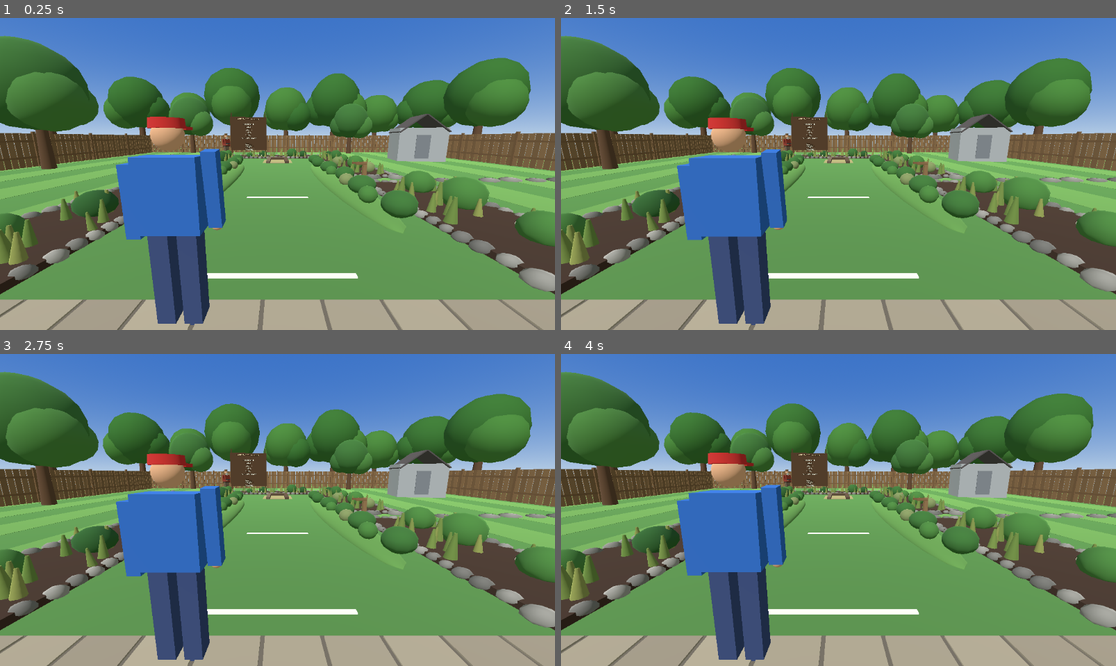
Above: before the commit, frames 1-4 (two rows, left to right).
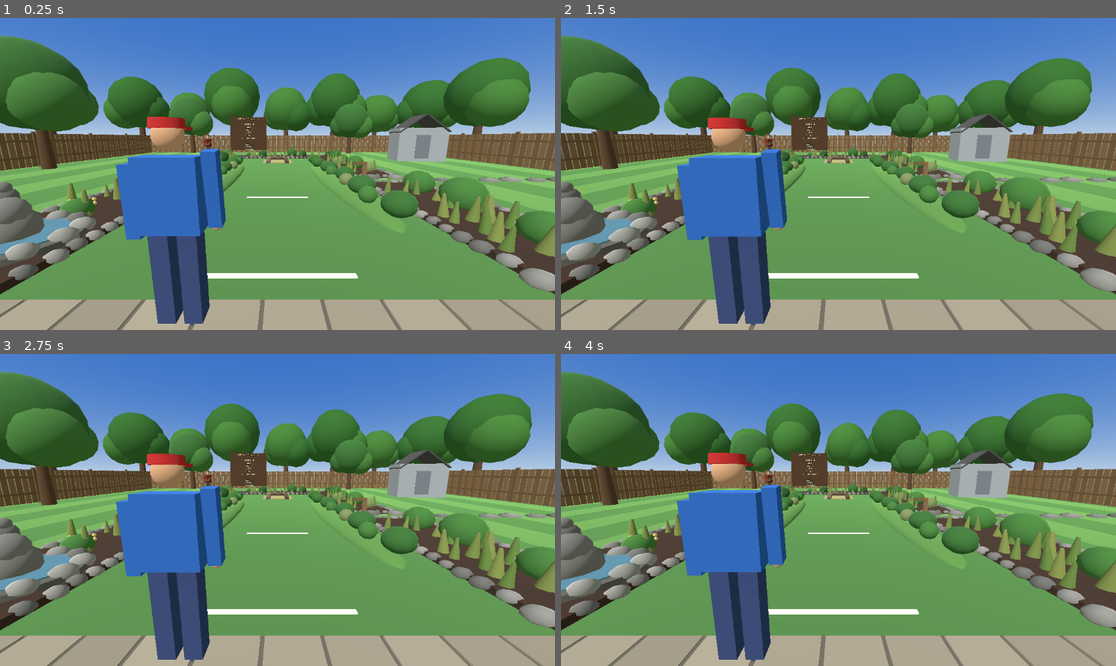
Above: after the commit, the same moments.

Repository: SibioJak/vr-horseshoes
Game: Godot game, scene res://main.tscn
The game is run twice, just before and just after one commit, with the same random seed, the same clock (stepped at 60 frames per second) and the same inputs.
Inputs:
- Up to frame 1 (0.25 s): no input
- Up to frame 2 (1.5 s): no input
- Up to frame 3 (2.75 s): no input
- Up to frame 4 (4 s): no input

The runs differ from the first frame. In frame 1, 4.8% of the frame differs, in the area x 0-100%, y 36-80%; in frame 2, 4.8%; in frame 3, 4.8%; in frame 4, 4.8%.

Commit message:
Fix pass 29: the adjustments - fountain to the near-left corner nook, Phineas to the corner pocket, gate tree off the approach
- Fountain: STAGE_B_FOUNTAIN_POS (-3.69,-6.00) -> (-3.69,-1.50): out of
  the left bed's mid-row into the rear corner nook where the bed run
  meets the patio's front edge, rim 0.10 m short of the bed's end line.
  The planting keep-outs follow the constant, so the old mid-bed spot
  re-plants in the bed's own pattern and the run reads continuous.
- Phineas Gage: (-3.85,-14.30) -> (-5.40,-14.78): out of the far bed
  (he stood on the row, through a shrub) into the stated corner pocket
  [x -6.05..-4.85, z -15.55..-14.00] beside the far bed's west end,
  on the ground, facing the stake as before.
- Gate tree: foreground tree (11.0,-5.0) -> (11.0,-2.2), 3.8 m off the
  gate/path axis (was 1.0 m, canopy over the path). Foreground spots
  hoisted to scenery_tree_spots() so the logic suite guards the data.
- Guards: logic +17 (fountain rear-quarter/rim/patio, Phineas pocket/
  bed-clearance/ground, gate-axis corridor) = 351; smoke adds the
  built-yard shrub-clearance measure (nearest shrub 1.57 m, record ==
  built 22/22 - MultiMesh transforms cannot be read back headless,
  probed in isolation, so main records stage_a_shrub_positions at
  build) and the gate-corridor trunk check.
- Proofs re-aimed: fountain_view, phineas_view; gate_view already sits
  on the path axis. Noise-band frames restored.

Diff:
--- a/scripts/main.gd
+++ b/scripts/main.gd
@@ -120,6 +120,14 @@
 var status_label: Label3D
 var controls_label: Label3D
 var scenery_root: Node3D
+## The Stage A beds' planted shrub positions (the origins
+## the shrub MultiMeshes were built from, recorded at
+## build time). The smoke suite measures clearances
+## against this record - MultiMesh instance transforms
+## cannot be read back under the headless dummy renderer
+## (probed in isolation, Fix Pass 29), so the builder's
+## own placement record is the measurable truth.
+var stage_a_shrub_positions: Array = []
 
 var state: String = "STAND" # STAND, HELD, FLYING, DROPPED, RETURNING
 var grab_state := GrabState.new()
@@ -945,6 +953,25 @@
 ## board sightline from both foul lines clear; the smoke suite
 ## asserts the sightline clearance so dressing can never creep
 ## in front of the board.
+## The foreground tree spots as [position, scale] pairs -
+## a static table so the logic suite can guard them (in
+## particular the gate approach, Fix Pass 29: the right-
+## side tree first stood at (11.0, -5.0), its trunk and
+## canopy square in the gate's approach on the stepping-
+## stone path's axis (gate centre z -6.0); it now stands
+## at z -2.2, 3.8 m off the axis, the right-side scatter's
+## rhythm kept).
+static func scenery_tree_spots() -> Array:
+	return [
+		[Vector3(-8.5, 0.0, -19.5), 1.15],
+		[Vector3(7.0, 0.0, -19.0), 1.0],
+		[Vector3(-11.5, 0.0, -9.0), 1.25],
+		[Vector3(11.0, 0.0, -2.2), 0.95],
+		[Vector3(-7.5, 0.0, 4.5), 1.05],
+		[Vector3(12.0, 0.0, 3.0), 1.2],
+	]
+
+
 func _build_scenery() -> void:
 	scenery_root = Node3D.new()
 	scenery_root.name = "Scenery"
@@ -1035,14 +1062,7 @@
 	var trunk_mat := _mat(Color(0.35, 0.25, 0.16))
 	var leaf_a := _mat(Color(0.22, 0.42, 0.18))
 	var leaf_b := _mat(Color(0.27, 0.48, 0.21))
-	var tree_spots: Array = [
-		[Vector3(-8.5, 0.0, -19.5), 1.15],
-		[Vector3(7.0, 0.0, -19.0), 1.0],
-		[Vector3(-11.5, 0.0, -9.0), 1.25],
-		[Vector3(11.0, 0.0, -5.0), 0.95],
-		[Vector3(-7.5, 0.0, 4.5), 1.05],
-		[Vector3(12.0, 0.0, 3.0), 1.2],
-	]
+	var tree_spots: Array = scenery_tree_spots()
 	var tree_i: int = 0
 	for spot: Array in tree_spots:
 		tree_i += 1
@@ -1407,6 +1427,9 @@
 			var pc: Color = shrub_pal[rng.randi_range(0, shrub_pal.size() - 1)]
 			form_cols.append(pc)
 			shrub_pts.append(pos)
+	# Record the planted set for the suites (see
+	# stage_a_shrub_positions' note).
+	stage_a_shrub_positions = shrub_pts.duplicate()
 	var shrub_segs: Array = [9, 9, 7]
 	var shrub_rings: Array = [6, 6, 5]
 	for form: int in 3:
@@ -1632,19 +1655,35 @@
 	return {"x": 13.0, "z_hinge": -6.75, "z_latch": -5.25}
 
 
-## The fountain's centre: set into the LEFT side bed
-## (bed rect 0), mid-court, a nook interrupting the
-## planting - its basin (radius FOUNTAIN_R) fits inside the
-## bed's width with stone to spare on both sides.
-const STAGE_B_FOUNTAIN_POS := Vector3(-3.69, 0.0, -6.00)
+## The fountain's centre: the LEFT bed's rear corner nook
+## (Fix Pass 29) - where the left bed run meets the patio's
+## front edge, not mid-row. The basin (radius FOUNTAIN_R)
+## sits centred in the bed's width at its rear end, its
+## rear rim a stone's width (0.10 m) short of the bed's
+## end line so it clears the edging cap; the bed's own
+## planting keeps out of its circle and fills the run
+## behind it continuously.
+const STAGE_B_FOUNTAIN_POS := Vector3(-3.69, 0.0, -1.50)
 const STAGE_B_FOUNTAIN_R: float = 0.80
 
 
-## Phineas Gage's corner: the far-left corner at the pit
-## end, standing in the far bed at the left bed's end,
-## facing the court (the stake) - clear of the pit, the
-## board and the board sightline.
-const STAGE_B_PHINEAS_POS := Vector3(-3.85, 0.0, -14.30)
+## Phineas Gage's corner (Fix Pass 29): the far-left
+## corner pocket - a clear grass pocket ON THE GROUND
+## beside the far bed's west end, short of the fences.
+## He first stood IN the far bed beside the board, on
+## the planting row and through a shrub; now nothing
+## planted can reach him (the far bed's shrubs stop at
+## its west edge, a body's width east of the pocket).
+## The pocket bounds as [x0, z0, x1, z1] - the logic
+## suite guards his position inside them.
+static func stage_b_phineas_pocket() -> Array:
+	return [-6.05, -15.55, -4.85, -14.00]
+
+
+## His surveyed spot inside the pocket: on the ground
+## plane, facing the court (the stake) - clear of the
+## pit, the board and the board sightline.
+const STAGE_B_PHINEAS_POS := Vector3(-5.40, 0.0, -14.78)
 
 
 func _build_stage_b() -> void:
@@ -2077,8 +2116,9 @@
 ## in the opponent figure's language (AIPitcher's boxes and
 ## sphere head at the same scale): slouch hat, grey beard,
 ## red work shirt, trousers, and a gold pan held out in his
-## right hand. He stands at ease at the end of the left
-## bed, facing the court - the stake - watching the game.
+## right hand. He stands at ease in the corner pocket
+## beside the far bed's west end (Fix Pass 29), facing
+## the court - the stake - watching the game.
 ## STATIC this pass: no face, no balloons, no animation;
 ## the cast pass gives him life.
 func _build_phineas(parent: Node) -> void:
--- a/tests/render_proofs.gd
+++ b/tests/render_proofs.gd
@@ -53,9 +53,11 @@
 ##   proofs/gate_view.png - Stage B: THE GATE in the right
 ##     fence, the stepping-stone path arriving.
 ##   proofs/fountain_view.png - Stage B: the stacked-rock
-##     fountain in its nook in the left bed.
+##     fountain in its corner nook at the patio end of the
+##     left bed (Fix Pass 29).
 ##   proofs/phineas_view.png - Stage B: Phineas Gage in the
-##     far-left corner, pan in hand.
+##     corner pocket beside the far bed's west end, pan in
+##     hand (Fix Pass 29).
 ##   proofs/sway_a.png / sway_b.png - the sway pair: one
 ##     designated background canopy against the sky, shot twice
 ##     ~6 s apart; the suite MEASURES the canopy's displacement
@@ -296,20 +298,24 @@
 	cam_y.look_at(Vector3(2.2, 0.7, 4.6), Vector3.UP)
 	await settle(6)
 	await snap(cam_y, "res://proofs/patio_close.png")
-	# The gate from inside the yard, the stepping-stone
-	# path arriving across the bed gap at the frame's feet.
+	# The gate from inside the yard, ON the stepping-stone
+	# path's axis, the path arriving across the bed gap at
+	# the frame's feet - the approach frame (Fix Pass 29:
+	# no tree trunk stands in this view any more).
 	cam_y.position = Vector3(9.8, 1.5, -6.0)
 	cam_y.look_at(Vector3(13.0, 1.0, -6.0), Vector3.UP)
 	await settle(6)
 	await snap(cam_y, "res://proofs/gate_view.png")
-	# The fountain in its nook in the left bed.
-	cam_y.position = Vector3(-1.8, 1.15, -4.7)
-	cam_y.look_at(Vector3(-3.69, 0.35, -6.0), Vector3.UP)
+	# The fountain in its corner nook at the patio end of
+	# the left bed (Fix Pass 29), the bed run behind it.
+	cam_y.position = Vector3(-2.35, 1.30, 0.35)
+	cam_y.look_at(Vector3(-3.75, 0.30, -1.55), Vector3.UP)
 	await settle(6)
 	await snap(cam_y, "res://proofs/fountain_view.png")
-	# Phineas in his corner: hat, beard, pan, watching.
-	cam_y.position = Vector3(-1.55, 1.5, -12.4)
-	cam_y.look_at(Vector3(-3.85, 1.05, -14.3), Vector3.UP)
+	# Phineas in his corner pocket beside the far bed's
+	# west end: hat, beard, pan, watching (Fix Pass 29).
+	cam_y.position = Vector3(-3.10, 1.50, -12.55)
+	cam_y.look_at(Vector3(-5.40, 1.05, -14.78), Vector3.UP)
 	await settle(6)
 	await snap(cam_y, "res://proofs/phineas_view.png")
 	cam_y.queue_free()
--- a/tests/run_tests.gd
+++ b/tests/run_tests.gd
@@ -871,9 +871,11 @@
 ## foul line and holds both stations; the house wall stands
 ## on the patio's rear edge; every patio object stands on
 ## the slab, off the walk corridor and off the stations;
-## the gate sits in the right fence mid-yard; the fountain
-## fits inside the left bed; Phineas stands in the far bed
-## clear of the pit.
+## the gate sits in the right fence mid-yard with its
+## approach clear of tree trunks; the fountain sits in
+## the left bed's rear corner nook (Fix Pass 29); Phineas
+## stands on the ground in the corner pocket beside the
+## far bed's west end, out of the planting entirely.
 func circle_rect_clear(c: Vector3, r: float, rect: Array) -> bool:
 	var nx: float = clampf(c.x, float(rect[0]), float(rect[2]))
 	var nz: float = clampf(c.z, float(rect[1]), float(rect[3]))
@@ -964,24 +966,68 @@
 	check(float(beds[1][3]) < float(gate["z_latch"])
 		and float(beds[2][1]) > float(gate["z_hinge"]),
 		"Stage B: the bed gap sits inside the gate's fence opening")
-	# The fountain: its basin fits inside the left bed.
+	# The gate approach: no foreground tree trunk stands
+	# within 1.2 m laterally of the gate's centre axis on
+	# the approach side (the yard side of the right fence,
+	# the stepping-stone path's run) - Fix Pass 29: the
+	# tree at (11.0, -5.0) stood 1.0 m off the axis with
+	# its canopy over the path; it now stands at z -2.2.
+	var fg_spots: Array = main_script.scenery_tree_spots()
+	check(fg_spots.size() == 6,
+		"Stage B: the foreground trees stand (%d trees)" % fg_spots.size())
+	for fgs: Array in fg_spots:
+		var ftp: Vector3 = fgs[0]
+		check(ftp.y == 0.0,
+			"Stage B: foreground tree at %s stands on the ground plane" % str(ftp))
+		if ftp.x > 2.0 and ftp.x < 13.2:
+			check(absf(ftp.z - gz_c) >= 1.2,
+				"Stage B: no trunk in the gate approach (tree at %s, %.2f m off the axis)"
+				% [str(ftp), absf(ftp.z - gz_c)])
+	# The fountain: its basin fits inside the left bed,
+	# seated in the bed's REAR CORNER nook (Fix Pass 29) -
+	# its centre in the bed's rear quarter, its rear rim a
+	# stone's width short of the bed's end line, and the
+	# basin clear of the patio slab it corners against.
 	var fp: Vector3 = main_script.STAGE_B_FOUNTAIN_POS
 	var fr: float = float(main_script.STAGE_B_FOUNTAIN_R)
 	var left_bed: Array = beds[0]
 	check(fp.x - fr >= float(left_bed[0]) and fp.x + fr <= float(left_bed[2])
 		and fp.z - fr >= float(left_bed[1]) and fp.z + fr <= float(left_bed[3]),
 		"Stage B: the fountain basin fits inside the left bed (at %s)" % str(fp))
+	var bed_rear: float = float(left_bed[3])
+	var bed_front: float = float(left_bed[1])
+	check(fp.z > bed_front + (bed_rear - bed_front) * 0.75,
+		"Stage B: the fountain sits in the bed's rear quarter (centre z %.2f)" % fp.z)
+	check(bed_rear - (fp.z + fr) >= 0.0 and bed_rear - (fp.z + fr) <= 0.35,
+		"Stage B: the fountain's rim meets the bed's end (%.2f m short)"
+		% (bed_rear - (fp.z + fr)))
+	check(circle_rect_clear(fp, fr, patio),
+		"Stage B: the fountain basin keeps off the patio slab")
 	check(circle_rect_clear(fp, fr, [-2.30, -11.30, 2.30, 1.60]),
 		"Stage B: the fountain keeps clear of the lane corridor")
-	# Phineas: in the far bed near its left end, clear of
-	# the pit and short of the board.
+	# Phineas (Fix Pass 29): OUT of the far bed entirely -
+	# on the ground inside the stated corner pocket beside
+	# the far bed's west end, his body clear of every bed
+	# rect, aligned beside the bed's end, feet on the
+	# ground plane, clear of pit and board.
 	var pp: Vector3 = main_script.STAGE_B_PHINEAS_POS
 	var far_bed: Array = beds[beds.size() - 1]
-	check(pp.x - 0.3 >= float(far_bed[0]) and pp.x + 0.3 <= float(far_bed[2])
-		and pp.z - 0.3 >= float(far_bed[1]) and pp.z + 0.3 <= float(far_bed[3]),
-		"Stage B: Phineas stands in the far bed at its left end (at %s)" % str(pp))
-	check(pp.x < -3.0 and pp.z > -15.5,
-		"Stage B: Phineas holds the far-left corner, clear of pit and board")
+	var pocket: Array = main_script.stage_b_phineas_pocket()
+	check(pp.x - 0.30 >= float(pocket[0]) and pp.x + 0.30 <= float(pocket[2])
+		and pp.z - 0.30 >= float(pocket[1]) and pp.z + 0.30 <= float(pocket[3]),
+		"Stage B: Phineas stands inside the corner pocket %s (at %s)"
+		% [str(pocket), str(pp)])
+	check(circle_rect_clear(pp, 0.30, far_bed),
+		"Stage B: Phineas stands clear of the far bed (no planting under him)")
+	check(circle_rect_clear(pp, 0.30, beds[0]),
+		"Stage B: Phineas stands clear of the left bed")
+	check(pp.x + 0.30 < float(far_bed[0])
+		and absf(pp.z - (float(far_bed[1]) + float(far_bed[3])) * 0.5) <= 1.0,
+		"Stage B: Phineas stands beside the far bed's west end (at %s)" % str(pp))
+	check(pp.y == 0.0,
+		"Stage B: Phineas's feet are on the ground plane")
+	check(pp.distance_to(main_script.STAKE_POS) > 4.0,
+		"Stage B: Phineas holds the far-left corner, clear of the pit")
 
 
 func _run() -> void:
--- a/tests/smoke_main.gd
+++ b/tests/smoke_main.gd
@@ -1121,9 +1121,9 @@
 						tw.y = 0.0
 						check(fw.normalized().dot(tw.normalized()) >= 0.99,
 							"Stage B: %s faces the table centre in the built yard" % chw.name)
-		# Fountain: built in its nook, ringed, watered.
+		# Fountain: built in its corner nook, ringed, watered.
 		var fountain_n: Node = stage_b.get_node_or_null("Fountain")
-		check(fountain_n != null, "Stage B: the fountain stands in the left bed")
+		check(fountain_n != null, "Stage B: the fountain stands in the left bed's corner nook")
 		if fountain_n != null:
 			check(fountain_n.get_node_or_null("Water") != null,
 				"Stage B: the fountain's basin holds still water")
@@ -1180,6 +1180,72 @@
 				% sightline_dist(pp))
 			check(phin_n.get_node_or_null("GoldPan") != null,
 				"Stage B: the gold pan is in his hand")
+			# Fix Pass 29: he stands in a clear pocket - NO
+			# planted shrub anywhere near him (he first
+			# stood in the far bed with a shrub through his
+			# legs). The measure reads the builder's own
+			# placement record (main.stage_a_shrub_positions
+			# - the origins the shrub MultiMeshes were built
+			# from): MultiMesh instance transforms cannot be
+			# read back under the headless dummy renderer
+			# (probed in isolation this pass - every instance
+			# reads as identity), so the record is the
+			# measurable truth, cross-checked here against
+			# the built multimeshes' instance counts.
+			var planted: Array = main.stage_a_shrub_positions
+			check(planted.size() > 0,
+				"Stage B: the planted shrub record stands (%d shrubs)" % planted.size())
+			var beds_b: Node = null
+			if main.scenery_root != null:
+				var stage_a_b: Node = main.scenery_root.get_node_or_null("StageA")
+				if stage_a_b != null:
+					beds_b = stage_a_b.get_node_or_null("Beds")
+			var n_built_shrubs: int = 0
+			if beds_b != null:
+				for fi2: int in 3:
+					var shn: Node = beds_b.get_node_or_null("Shrubs%d" % fi2)
+					if shn != null:
+						n_built_shrubs += (shn as MultiMeshInstance3D).multimesh.instance_count
+			check(n_built_shrubs == planted.size(),
+				"Stage B: the built shrubs match the placement record (%d built, %d recorded)"
+				% [n_built_shrubs, planted.size()])
+			var min_shrub_d: float = 1.0e9
+			for sp2: Vector3 in planted:
+				var d2: float = Vector2(sp2.x - pp.x, sp2.z - pp.z).length()
+				if d2 < min_shrub_d:
+					min_shrub_d = d2
+			check(min_shrub_d > 0.85,
+				"Stage B: no shrub intersects Phineas in his pocket (nearest %.2f m)"
+				% min_shrub_d)
+		# Fix Pass 29: the gate approach stands clear - no
+		# tree trunk (foreground scatter or background line)
+		# within 1.2 m laterally of the gate's centre axis
+		# on the approach side, so the stepping-stone path
+		# and the gate opening read clear from the court.
+		if main.scenery_root != null:
+			var gate_d2: Dictionary = main.stage_b_gate()
+			var axis_z: float = (float(gate_d2["z_hinge"]) + float(gate_d2["z_latch"])) * 0.5
+			var trunks_checked: int = 0
+			var trunks_clear: bool = true
+			var trunk_parents: Array = []
+			for sc: Node in main.scenery_root.get_children():
+				if sc.name.begins_with("Tree"):
+					trunk_parents.append(sc)
+			var stage_a_t: Node = main.scenery_root.get_node_or_null("StageA")
+			if stage_a_t != null:
+				var trees_t: Node = stage_a_t.get_node_or_null("Trees")
+				if trees_t != null:
+					for tc: Node in trees_t.get_children():
+						trunk_parents.append(tc)
+			for tn: Node in trunk_parents:
+				var tp2: Vector3 = (tn as Node3D).global_position
+				if tp2.x > 2.0 and tp2.x < 13.2:
+					trunks_checked += 1
+					if absf(tp2.z - axis_z) < 1.2:
+						trunks_clear = false
+			check(trunks_clear and trunks_checked > 0,
+				"Stage B: the gate approach stands clear of tree trunks (%d in the corridor)"
+				% trunks_checked)
 
 	var sky_ok: bool = false
 	for child: Node in main.get_children():
Binary file changed: proofs/bed_closeup.png
Binary file changed: proofs/board_closeup.png
Binary file changed: proofs/board_from_foul_line.png
Binary file changed: proofs/court_view.png
Binary file changed: proofs/fountain_view.png
Binary file changed: proofs/gate_view.png
Binary file changed: proofs/grip_far.png
Binary file changed: proofs/grip_far_heel.png
Binary file changed: proofs/grip_label.png
Binary file changed: proofs/insert_view.png
Binary file changed: proofs/perimeter_from_40.png
Binary file changed: proofs/perimeter_from_pit.png
(and 1 more such lines)
